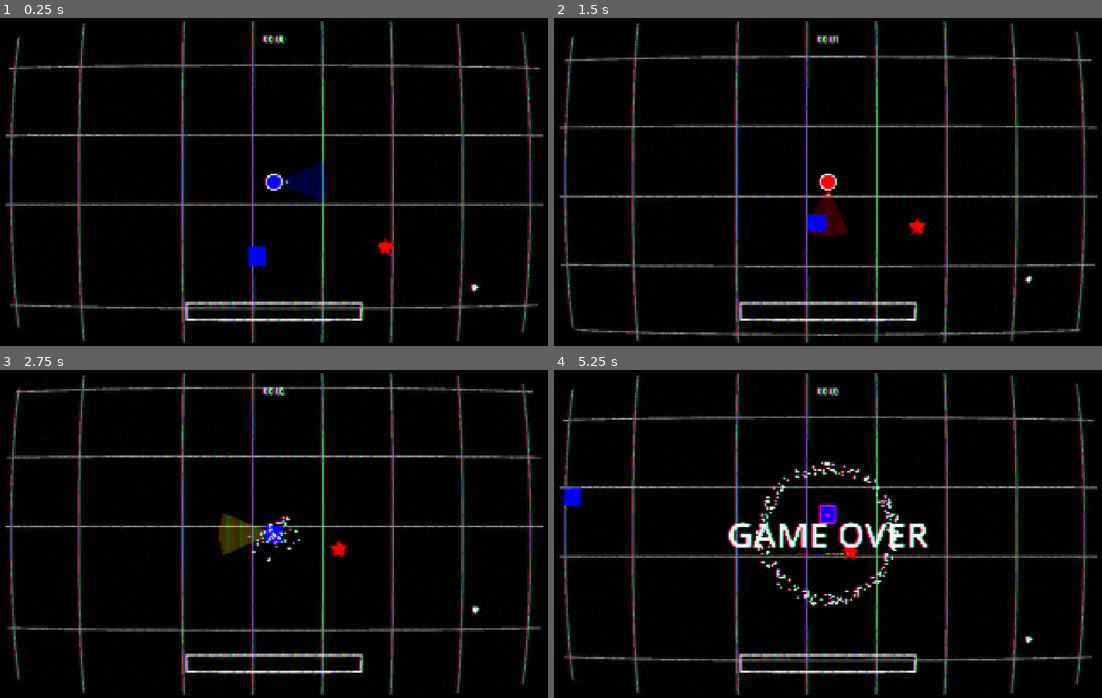
Above: before the commit, frames 1-4 (two rows, left to right).
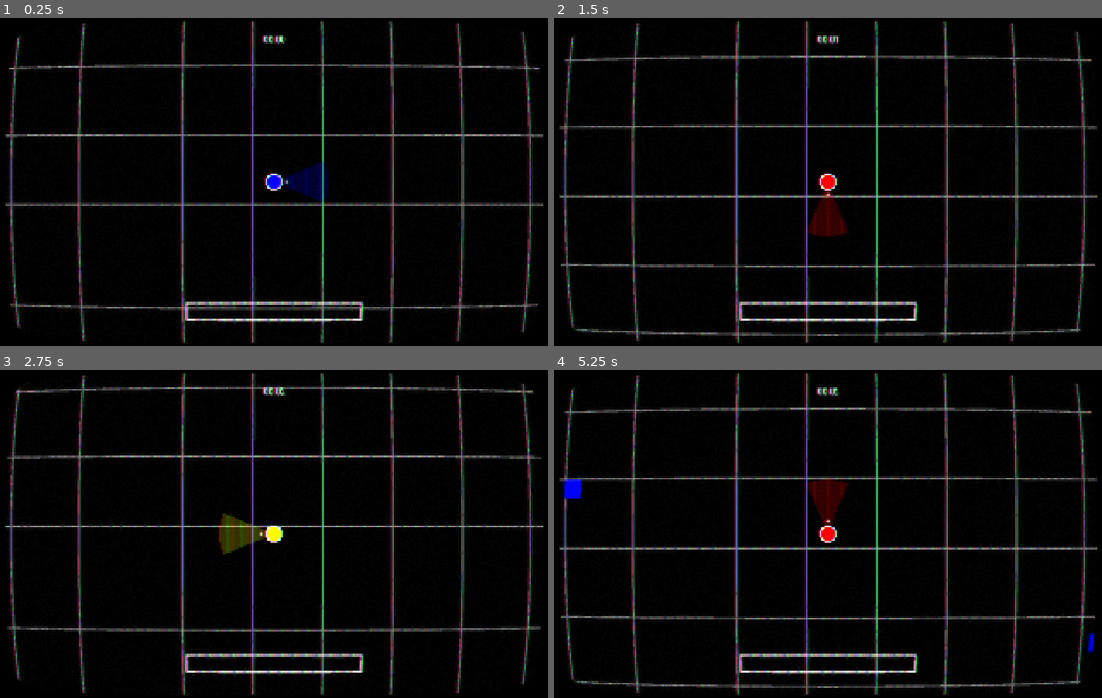
Above: after the commit, the same moments.

Repository: Team-Pufferfish/chromatic-survivors
Game: Godot game, scene res://Scenes/Game.tscn
Two runs of this game, one before a commit and one after it. Both use one fixed random seed, a clock stepped at 60 frames per second and the inputs below.
Inputs:
- Up to frame 1 (0.25 s): no input
- Up to frame 2 (1.5 s): tap Enter (p1_start, bound only after the commit) at 0.5, 0.6 s; hold Space (p1_cycle_color_right) 0.53-1.28 s; hold S (p1_down) from 1.28 s (still down); tap Down (p1_aim_down) at 1.35 s
- Up to frame 3 (2.75 s): tap Enter (p1_start, bound only after the commit) at 1.55, 2.3 s; release S (p1_down) at 2.03 s; hold Space (p1_cycle_color_right) from 2.03 s (still down); tap Left (p1_aim_left) at 2.1 s
- Up to frame 4 (5.25 s): release Space (p1_cycle_color_right) at 2.78 s; hold W (p1_up) 2.78-3.53 s; tap Right (p1_aim_right) at 2.85 s; tap Enter (p1_start, bound only after the commit) at 3.05, 3.8, 4.55 s; hold Q (p1_cycle_color_left) 3.53-5.03 s; tap Up (p1_aim_up) at 3.6 s; tap Escape (p1_select, bound only after the commit) at 4.15 s; tap T (p1_color_blue) at 4.35 s; hold S (p1_down) from 5.03 s (still down); tap R (p1_color_red) at 5.1 s

The runs differ from the first frame. In frame 1, 0.4% of the frame differs, in the area x 45-88%, y 67-84%; in frame 2, 0.3%; in frame 3, 0.5%; in frame 4, 11%, in the area x 1-100%, y 5-97%.

Commit message:
Added in game restart.

Diff:
--- a/chromatic-survivors/Scenes/Game.gd
+++ b/chromatic-survivors/Scenes/Game.gd
@@ -8,6 +8,7 @@
 var total_loot = 0;
 
 @onready var player: CharacterBody2D = $Player
+var player_alive = true
 
 @onready var red: Label = $CanvasLayer/Totals/Red
 @onready var blue: Label = $CanvasLayer/Totals/Blue
@@ -17,6 +18,8 @@
 @onready var game_over: Label = $CanvasLayer/GameOver
 @onready var totals: HBoxContainer = $CanvasLayer/Totals
 @onready var level_bonus: Label = $CanvasLayer/LevelBonus
+@onready var instructions: Label = $CanvasLayer/Instructions
+
 var time_elapsed := 0.0
 @onready var time_label: Label = $CanvasLayer/TimeLabel  # Add a label in your scene to show the time
 
@@ -30,6 +33,9 @@
 	$GameOverExplosionPlayer.play()
 	game_over.show()
 	totals.show()
+	instructions.show()
+	player_alive = false
+
 
 func _on_loot_get(colour: LightColour) -> void:
 	if(colour == LightColour.RED):
@@ -61,7 +67,13 @@
 		var minutes = int(time_elapsed) / 60
 		var seconds = int(time_elapsed) % 60
 		time_label.text = "%02d:%02d" % [minutes, seconds]
+	if(!player_alive):
+		if(Input.is_action_just_released("p1_start")):
+			get_tree().reload_current_scene()
+		if(Input.is_action_just_released("p1_select")):
+			get_tree().quit()
 
 func _on_heal_player() -> void:
 	if (is_instance_valid(player)):
 		player.CURRENT_HEALTH = min(player.CURRENT_HEALTH + 20, player.MAX_HEALTH)
+		level_bonus.show_message("Healed!")
--- a/chromatic-survivors/Scenes/Game.tscn
+++ b/chromatic-survivors/Scenes/Game.tscn
@@ -1,17 +1,13 @@
-[gd_scene load_steps=19 format=3 uid="uid://cghqp7uq7cafd"]
+[gd_scene load_steps=15 format=3 uid="uid://cghqp7uq7cafd"]
 
 [ext_resource type="Script" uid="uid://coufwmh2hi3vs" path="res://Scenes/Game.gd" id="1_71axn"]
-[ext_resource type="Script" path="res://Scenes/fps.gd" id="1_b2bpf"]
+[ext_resource type="Script" uid="uid://2kbyp3mou55n" path="res://Scenes/fps.gd" id="1_b2bpf"]
 [ext_resource type="PackedScene" uid="uid://ch76b74jwc7xw" path="res://Scenes/Player.tscn" id="1_iukft"]
 [ext_resource type="Script" uid="uid://ctrm27h3oaxdc" path="res://Scripts/camera_2d.gd" id="3_2irst"]
 [ext_resource type="Script" uid="uid://5y7vuqdkncdp" path="res://Scripts/level_bonus.gd" id="3_bf53h"]
 [ext_resource type="Script" uid="uid://dti232jsdohcf" path="res://Scripts/EnemyManager.gd" id="3_j5yw3"]
 [ext_resource type="Script" uid="uid://h1j801usuh4c" path="res://Scenes/WaveManager.gd" id="4_kldst"]
-[ext_resource type="PackedScene" uid="uid://bea6vfscfhtg1" path="res://Scenes/Health.tscn" id="8_bf53h"]
-[ext_resource type="PackedScene" uid="uid://c03u5584dgyxm" path="res://Scenes/Collector.tscn" id="9_71axn"]
 [ext_resource type="Script" uid="uid://bp5tj7s8xl07c" path="res://Scripts/GridDrawer.gd" id="10_71axn"]
-[ext_resource type="PackedScene" uid="uid://blo4tyvs8qm1g" path="res://Scenes/enemy.tscn" id="11_3so38"]
-[ext_resource type="PackedScene" uid="uid://b6uinoixj8o8u" path="res://Scenes/StarGuy.tscn" id="12_3cx6b"]
 [ext_resource type="Shader" uid="uid://5smg703hdxjb" path="res://Scenes/CRT.gdshader" id="13_3cx6b"]
 [ext_resource type="AudioStream" uid="uid://dcpufkyegrn25" path="res://Sounds/explosionCrunch_001.ogg" id="14_wxwew"]
 
@@ -130,10 +126,10 @@
 anchor_top = 0.5
 anchor_right = 0.5
 anchor_bottom = 0.5
-offset_left = -20.0
-offset_top = -11.5
-offset_right = 20.0
-offset_bottom = 11.5
+offset_left = -367.0
+offset_top = -87.5
+offset_right = 367.0
+offset_bottom = 87.5
 grow_horizontal = 2
 grow_vertical = 2
 size_flags_horizontal = 4
@@ -168,6 +164,22 @@
 theme_override_font_sizes/font_size = 32
 text = "00:00"
 
+[node name="Instructions" type="Label" parent="CanvasLayer"]
+visible = false
+anchors_preset = 8
+anchor_left = 0.5
+anchor_top = 0.5
+anchor_right = 0.5
+anchor_bottom = 0.5
+offset_left = -128.5
+offset_top = 179.0
+offset_right = 128.5
+offset_bottom = 202.0
+grow_horizontal = 2
+grow_vertical = 2
+theme_override_font_sizes/font_size = 24
+text = "[Start] to Restart - [Select] to Quit"
+
 [node name="Camera2D" type="Camera2D" parent="." node_paths=PackedStringArray("target")]
 position = Vector2(589, 301)
 script = ExtResource("3_2irst")
@@ -183,21 +195,6 @@
 [node name="WaveManager" type="Node" parent="."]
 script = ExtResource("4_kldst")
 enemy_spawner_path = NodePath("../EnemyManager")
-
-[node name="Health" parent="." instance=ExtResource("8_bf53h")]
-position = Vector2(-1391, 265)
-
-[node name="Health2" parent="." instance=ExtResource("8_bf53h")]
-position = Vector2(570, -863)
-
-[node name="Health3" parent="." instance=ExtResource("8_bf53h")]
-position = Vector2(2790, 283)
-
-[node name="Health4" parent="." instance=ExtResource("8_bf53h")]
-position = Vector2(561, 1913)
-
-[node name="Collector" parent="." instance=ExtResource("9_71axn")]
-position = Vector2(1331, 695)
 
 [node name="Grid" type="Node2D" parent="."]
 z_index = -4096
@@ -205,16 +202,6 @@
 line_color = Color(0.497474, 0.497474, 0.497474, 1)
 line_thickness = 3.0
 
-[node name="Enemy" parent="." instance=ExtResource("11_3so38")]
-position = Vector2(523, 592)
-MAX_BLUE = 20.0
-CURRENT_BLUE = 20.0
-
-[node name="StarGuy" parent="." instance=ExtResource("12_3cx6b")]
-position = Vector2(1015, 548)
-MAX_RED = 20.0
-CURRENT_RED = 20.0
-
 [node name="PostProcessingShader" type="CanvasLayer" parent="."]
 
 [node name="ColorRect" type="ColorRect" parent="PostProcessingShader"]
--- a/chromatic-survivors/Scenes/Player.tscn
+++ b/chromatic-survivors/Scenes/Player.tscn
@@ -9,7 +9,7 @@
 radius = 32.0
 
 [sub_resource type="CircleShape2D" id="CircleShape2D_nn08x"]
-radius = 102.64
+radius = 50.0
 
 [sub_resource type="CircleShape2D" id="CircleShape2D_5ixxa"]
 radius = 33.0
@@ -17,8 +17,7 @@
 [node name="Player" type="CharacterBody2D"]
 motion_mode = 1
 script = ExtResource("1_kyqiw")
-speed = 150
-pickup = 200
+pickup = 35
 
 [node name="CollisionShape2D" type="CollisionShape2D" parent="."]
 shape = SubResource("CircleShape2D_dewec")
@@ -71,4 +70,5 @@
 
 [node name="PickupFxPlayer" type="AudioStreamPlayer2D" parent="."]
 max_polyphony = 5
+
 [connection signal="area_entered" from="PickupRadius" to="." method="_on_pickup_radius_body_entered"]
--- /dev/null
+++ b/chromatic-survivors/Scenes/StarGuy.gdshader
@@ -0,0 +1,16 @@
+shader_type canvas_item;
+
+uniform vec4 glow_color : source_color = vec4(1.0, 0.7, 0.2, 1.0);
+uniform float base_radius = 1.0;
+uniform float pulse_strength = 0.2;
+uniform float pulse_speed = 1.0;
+
+void fragment() {
+    float dist = length(VERTEX); // Use local space
+    float pulse = base_radius * (1.0 + pulse_strength * sin(TIME * TAU * pulse_speed));
+
+    float alpha = smoothstep(pulse, pulse * 0.5, dist);
+
+    COLOR = glow_color * (1.0 - alpha);
+    COLOR.a *= (1.0 - alpha); // fade out toward edges
+}
--- a/chromatic-survivors/Scenes/WaveManager.gd
+++ b/chromatic-survivors/Scenes/WaveManager.gd
@@ -82,10 +82,9 @@
 				{ "type": EnemyType.STAR, "red": 10, "yellow": 0, "blue": 0, "speed": 100, "chance": 0.125 },
 			]
 		},
-		{#yellowhex
+		{#starboys
 			"spawn_rate": 1,
 			"max_enemies": 50,
-			"boss": { "type": EnemyType.HEX, "red": 0, "yellow": 25, "blue": 0, "speed": 75, "chance": 1.0 },
 			"enemies": [
 				{"type": EnemyType.SQUARE,  "red": 10, "yellow": 0, "blue": 0, "speed": 100, "chance": 0.25 },
 				{ "type": EnemyType.SQUARE, "red": 0,  "yellow": 15, "blue": 0, "speed": 75, "chance": 0.25 },
@@ -95,21 +94,95 @@
 				{ "type": EnemyType.STAR, "red": 0, "yellow": 0, "blue": 10, "speed": 50, "chance": 0.05 },
 			]
 		},
-		{#hexilation
-			"spawn_rate": 1,
-			"max_enemies": 55,
-			"enemies": [
-				{"type": EnemyType.SQUARE,  "red": 10, "yellow": 0, "blue": 0, "speed": 100, "chance": 0.2 },
-				{ "type": EnemyType.SQUARE, "red": 0,  "yellow": 15, "blue": 0, "speed": 75, "chance": 0.2 },
-				{"type": EnemyType.SQUARE,  "red": 0,  "yellow": 0, "blue": 10, "speed": 50, "chance": 0.2 },
-				{ "type": EnemyType.STAR, "red": 0, "yellow": 15, "blue": 0, "speed": 75, "chance": 0.01 },
+		{#yellowhex
+			"spawn_rate": 1,
+			"max_enemies": 50,
+			"boss": { "type": EnemyType.HEX, "red": 0, "yellow": 25, "blue": 0, "speed": 75, "chance": 1.0 },
+			"enemies": [
+				{"type": EnemyType.SQUARE,  "red": 10, "yellow": 0, "blue": 0, "speed": 100, "chance": 0.25 },
+				{ "type": EnemyType.SQUARE, "red": 0,  "yellow": 15, "blue": 0, "speed": 75, "chance": 0.25 },
+				{"type": EnemyType.SQUARE,  "red": 0,  "yellow": 0, "blue": 10, "speed": 50, "chance": 0.25 },
+				{ "type": EnemyType.STAR, "red": 0, "yellow": 15, "blue": 0, "speed": 75, "chance": 0.1 },
 				{ "type": EnemyType.STAR, "red": 10, "yellow": 0, "blue": 0, "speed": 100, "chance": 0.1 },
 				{ "type": EnemyType.STAR, "red": 0, "yellow": 0, "blue": 10, "speed": 50, "chance": 0.05 },
-				{ "type": EnemyType.HEX, "red": 10, "yellow": 0, "blue": 0, "speed": 100, "chance": 0.05 },
-				{ "type": EnemyType.HEX, "red": 0, "yellow": 15, "blue": 0, "speed": 75, "chance": 0.05 },
-				{ "type": EnemyType.HEX, "red": 0, "yellow": 0, "blue": 10, "speed": 50, "chance": 0.05 },
-			]
-		},
+			]
+		},
+		{#red hex
+			"spawn_rate": 1,
+			"max_enemies": 55,
+			"boss": { "type": EnemyType.HEX, "red": 20, "yellow": 25, "blue": 0, "speed": 100, "chance": 1.0 },
+			"enemies": [
+				{"type": EnemyType.SQUARE,  "red": 10, "yellow": 0, "blue": 0, "speed": 100, "chance": 0.2 },
+				{ "type": EnemyType.SQUARE, "red": 0,  "yellow": 15, "blue": 0, "speed": 75, "chance": 0.2 },
+				{"type": EnemyType.SQUARE,  "red": 0,  "yellow": 0, "blue": 10, "speed": 50, "chance": 0.2 },
+				{ "type": EnemyType.HEX, "red": 10, "yellow": 0, "blue": 0, "speed": 100, "chance": 0.05 },
+
+			]
+		},
+		{#blue hex
+			"spawn_rate": 1,
+			"max_enemies": 55,
+			"boss": { "type": EnemyType.HEX, "red": 0, "yellow": 0, "blue": 20, "speed": 50, "chance": 1.0 },
+			"enemies": [
+				{"type": EnemyType.SQUARE,  "red": 10, "yellow": 0, "blue": 0, "speed": 100, "chance": 0.2 },
+				{ "type": EnemyType.SQUARE, "red": 0,  "yellow": 15, "blue": 0, "speed": 75, "chance": 0.2 },
+				{"type": EnemyType.SQUARE,  "red": 0,  "yellow": 0, "blue": 10, "speed": 50, "chance": 0.2 },
+				{ "type": EnemyType.HEX, "red": 10, "yellow": 0, "blue": 0, "speed": 100, "chance": 0.05 },
+				{ "type": EnemyType.HEX, "red": 0, "yellow": 15, "blue": 0, "speed": 75, "chance": 0.05 },
+			]
+		},
+		{#hexilation
+			"spawn_rate": 1,
+			"max_enemies": 55,
+			"enemies": [
+				{"type": EnemyType.SQUARE,  "red": 10, "yellow": 0, "blue": 0, "speed": 100, "chance": 0.2 },
+				{ "type": EnemyType.SQUARE, "red": 0,  "yellow": 15, "blue": 0, "speed": 75, "chance": 0.2 },
+				{"type": EnemyType.SQUARE,  "red": 0,  "yellow": 0, "blue": 10, "speed": 50, "chance": 0.2 },
+				{ "type": EnemyType.HEX, "red": 10, "yellow": 0, "blue": 0, "speed": 100, "chance": 0.05 },
+				{ "type": EnemyType.HEX, "red": 0, "yellow": 15, "blue": 0, "speed": 75, "chance": 0.05 },
+				{ "type": EnemyType.HEX, "red": 0, "yellow": 0, "blue": 10, "speed": 50, "chance": 0.05 },
+			]
+		},
+		{#sheildking blue
+			"spawn_rate": 1,
+			"max_enemies": 55,
+			"boss": { "type": EnemyType.SHEILD, "red": 0, "yellow": 0, "blue": 50, "speed": 50, "chance": 1.0 },
+			"enemies": [
+				{"type": EnemyType.SQUARE,  "red": 10, "yellow": 0, "blue": 0, "speed": 100, "chance": 0.2 },
+				{ "type": EnemyType.SQUARE, "red": 0,  "yellow": 15, "blue": 0, "speed": 75, "chance": 0.2 },
+				{"type": EnemyType.SQUARE,  "red": 0,  "yellow": 0, "blue": 10, "speed": 50, "chance": 0.2 },
+				{ "type": EnemyType.HEX, "red": 10, "yellow": 0, "blue": 0, "speed": 100, "chance": 0.05 },
+				{ "type": EnemyType.HEX, "red": 0, "yellow": 15, "blue": 0, "speed": 75, "chance": 0.05 },
+				{ "type": EnemyType.HEX, "red": 0, "yellow": 0, "blue": 10, "speed": 50, "chance": 0.05 },
+			]
+		},
+				{#sheildking red
+			"spawn_rate": 1,
+			"max_enemies": 55,
+			"boss": { "type": EnemyType.SHEILD, "red": 50, "yellow": 0, "blue": 0, "speed": 100, "chance": 1.0 },
+			"enemies": [
+				{"type": EnemyType.SQUARE,  "red": 10, "yellow": 0, "blue": 0, "speed": 100, "chance": 0.2 },
+				{ "type": EnemyType.SQUARE, "red": 0,  "yellow": 15, "blue": 0, "speed": 75, "chance": 0.2 },
+				{"type": EnemyType.SQUARE,  "red": 0,  "yellow": 0, "blue": 10, "speed": 50, "chance": 0.2 },
+				{ "type": EnemyType.HEX, "red": 10, "yellow": 0, "blue": 0, "speed": 100, "chance": 0.05 },
+				{ "type": EnemyType.HEX, "red": 0, "yellow": 15, "blue": 0, "speed": 75, "chance": 0.05 },
+				{ "type": EnemyType.HEX, "red": 0, "yellow": 0, "blue": 10, "speed": 50, "chance": 0.05 },
+			]
+		},
+				{#sheildking yellow
+			"spawn_rate": 1,
+			"max_enemies": 55,
+			"boss": { "type": EnemyType.SHEILD, "red": 0, "yellow": 75, "blue": 50, "speed": 75, "chance": 1.0 },
+			"enemies": [
+				{"type": EnemyType.SQUARE,  "red": 10, "yellow": 0, "blue": 0, "speed": 100, "chance": 0.2 },
+				{ "type": EnemyType.SQUARE, "red": 0,  "yellow": 15, "blue": 0, "speed": 75, "chance": 0.2 },
+				{"type": EnemyType.SQUARE,  "red": 0,  "yellow": 0, "blue": 10, "speed": 50, "chance": 0.2 },
+				{ "type": EnemyType.HEX, "red": 10, "yellow": 0, "blue": 0, "speed": 100, "chance": 0.05 },
+				{ "type": EnemyType.HEX, "red": 0, "yellow": 15, "blue": 0, "speed": 75, "chance": 0.05 },
+				{ "type": EnemyType.HEX, "red": 0, "yellow": 0, "blue": 10, "speed": 50, "chance": 0.05 },
+			]
+		},
+
 		{#send in everything
 			"spawn_rate": 1.0,
 			"max_enemies": 100,
--- a/chromatic-survivors/Scripts/Player.gd
+++ b/chromatic-survivors/Scripts/Player.gd
@@ -2,7 +2,7 @@
 
 enum LightColour {RED, BLUE, YELLOW}
 
-@export var speed : int = 300
+@export var speed : int = 150
 @export var brake : int = 15
 @export var pickup : int = 50
 
@@ -70,7 +70,7 @@
 		return "+Speed!"
 
 	if rand_for_pickup == 5:
-		pickup += 25
+		pickup += 10
 		print("+ Pickup Range!")
 		pickup_range.shape.radius = pickup;
 		return "+Pickup Range!"
--- a/chromatic-survivors/project.godot
+++ b/chromatic-survivors/project.godot
@@ -105,7 +105,19 @@
 }
 level_up={
 "deadzone": 0.2,
-"events": [Object(InputEventJoypadButton,"resource_local_to_scene":false,"resource_name":"","device":-1,"button_index":11,"pressure":0.0,"pressed":false,"script":null)
+"events": []
+}
+p1_start={
+"deadzone": 0.2,
+"events": [Object(InputEventJoypadButton,"resource_local_to_scene":false,"resource_name":"","device":-1,"button_index":6,"pressure":0.0,"pressed":true,"script":null)
+, Object(InputEventKey,"resource_local_to_scene":false,"resource_name":"","device":-1,"window_id":0,"alt_pressed":false,"shift_pressed":false,"ctrl_pressed":false,"meta_pressed":false,"pressed":false,"keycode":0,"physical_keycode":4194309,"key_label":0,"unicode":0,"location":0,"echo":false,"script":null)
+, Object(InputEventKey,"resource_local_to_scene":false,"resource_name":"","device":-1,"window_id":0,"alt_pressed":false,"shift_pressed":false,"ctrl_pressed":false,"meta_pressed":false,"pressed":false,"keycode":0,"physical_keycode":32,"key_label":0,"unicode":32,"location":0,"echo":false,"script":null)
+]
+}
+p1_select={
+"deadzone": 0.2,
+"events": [Object(InputEventKey,"resource_local_to_scene":false,"resource_name":"","device":-1,"window_id":0,"alt_pressed":false,"shift_pressed":false,"ctrl_pressed":false,"meta_pressed":false,"pressed":false,"keycode":0,"physical_keycode":4194305,"key_label":0,"unicode":0,"location":0,"echo":false,"script":null)
+, Object(InputEventJoypadButton,"resource_local_to_scene":false,"resource_name":"","device":-1,"button_index":4,"pressure":0.0,"pressed":true,"script":null)
 ]
 }
 
Not shown, added: chromatic-survivors/Scenes/StarGuy.gdshader.uid
Not shown: 1 places in chromatic-survivors/Scenes/StarGuy.tscn that only renumber resources
